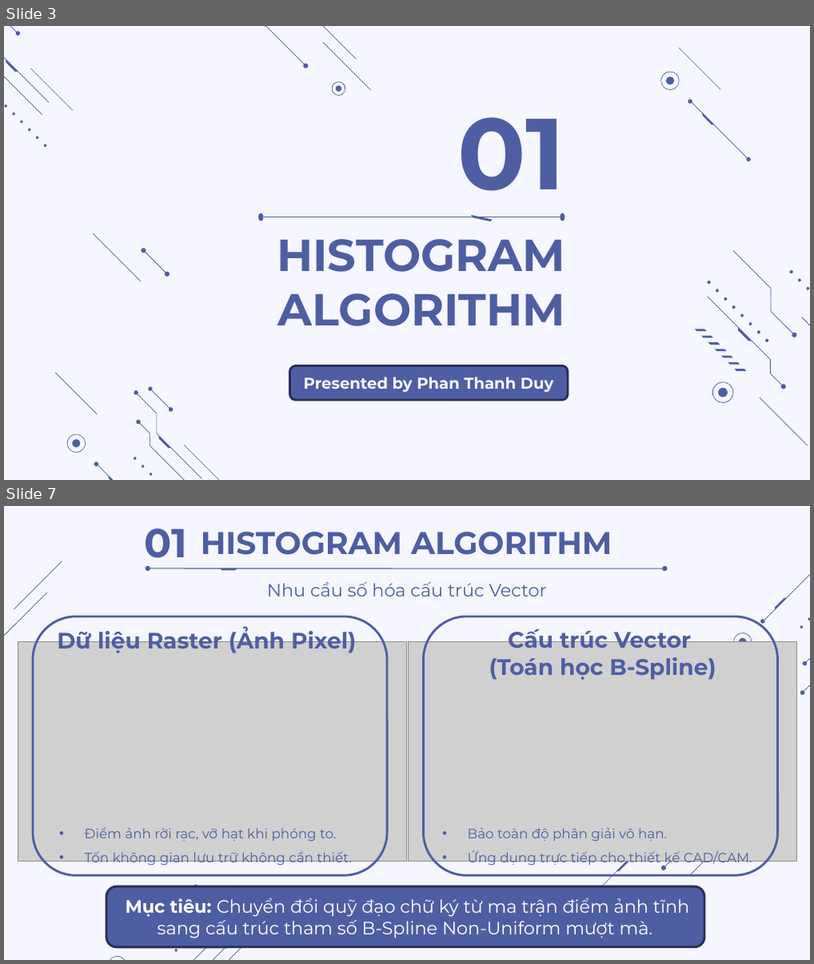
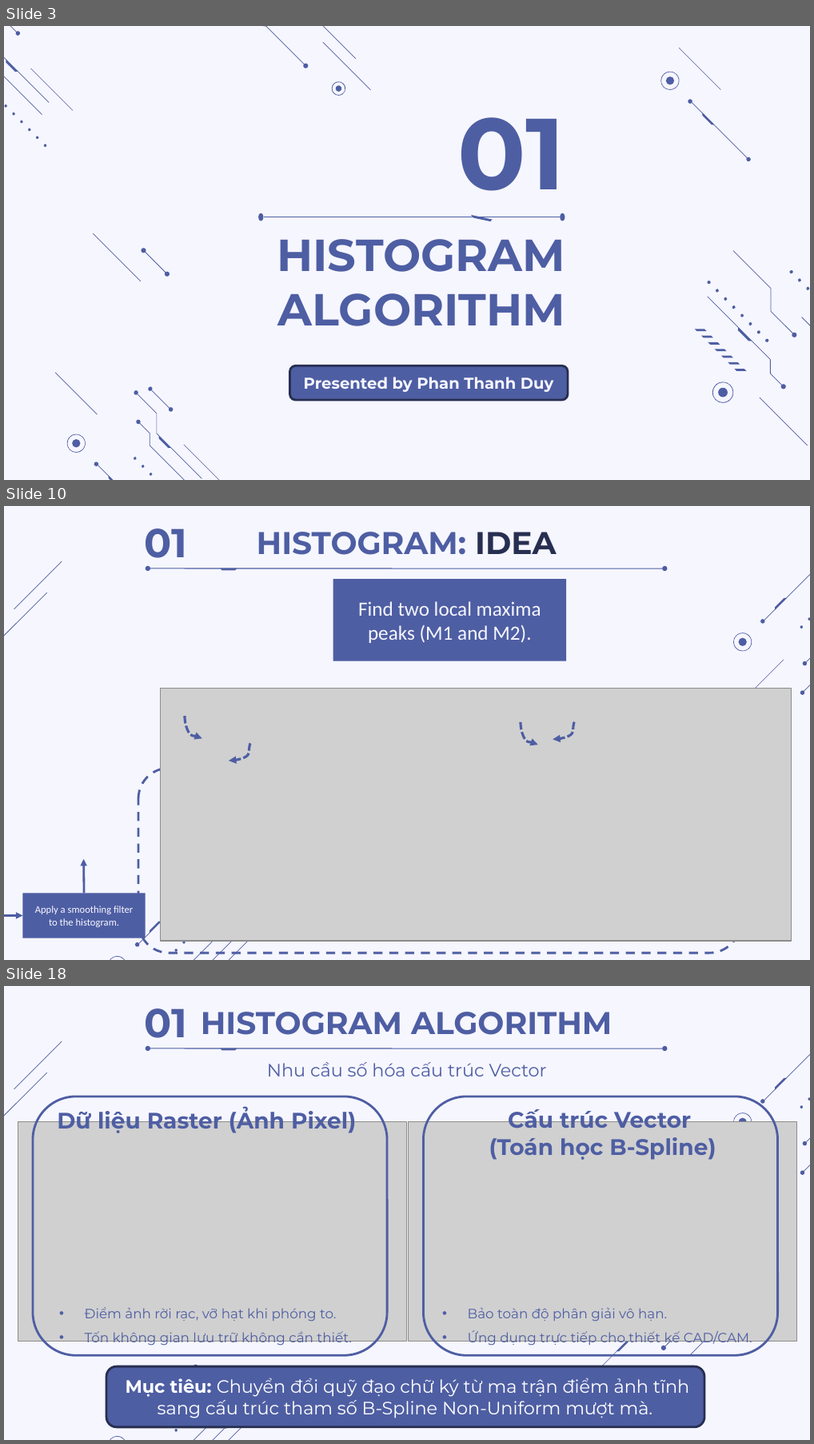
Before and after one commit to thdyqt/XLTHS, a slide deck: Slide.pptx. Shown one above the other, each under a label of ours: slides 3 and 7 before the commit, slides 3, 10 and 18 after it; the slides between them are not shown. The pictures are 814x964 and 814x1444 pixels, drawn with LibreOffice and Linux fonts; fonts in the diff are those of the drawing; grey boxes stand for pictures. Boxes give left, top, right and bottom in pixels: in the first picture for what was removed or moved away, otherwise in the second. Text is boxed around its words. In the diff, an @@ line names an element or a change of style, - is before the commit and + after.

```diff
--- a/Slide.pptx
+++ b/Slide.pptx
@@ slide 10 added at [4,506,810,960], background #F6F6FF; not listed: 20 template elements that a slide beside it also shows @@
@@ text added at [144,528,187,567], 36 pt, text #4E5EA3, bold @@
+01
@@ title added at [257,532,556,555], 28 pt, text #4E5EA3, bold @@
+HISTOGRAM: IDEA
@@ group added at [145,560,668,577]: 2 ellipses, 1 freeform shape, 1 line @@
@@ rectangle added at [333,579,566,661], fill #4E5EA3, 18 pt, text #F6F6FF @@
+Find two local maxima peaks (M1 and M2).
@@ freeform shape added at [742,660,785,701], fill #4E5EA3 @@
@@ picture added at [161,688,792,940] @@
@@ curved arrow added from (185, 716) to (202, 738), #4E5EA3 2.25 pt dashed @@
@@ curved arrow added from (250, 743) to (229, 760), #4E5EA3 2.25 pt dashed @@
@@ curved arrow added from (521, 722) to (538, 744), #4E5EA3 2.25 pt dashed @@
@@ curved arrow added from (575, 722) to (553, 739), #4E5EA3 2.25 pt dashed @@
@@ rounded rectangle added at [138,768,741,952], outline #4E5EA3 2 pt dashed @@
@@ arrow added from (84, 893) to (84, 858), #4E5EA3 2 pt @@
@@ rectangle added at [22,893,145,938], fill #4E5EA3, 9 pt, text #F6F6FF @@
+Apply a smoothing filter to the histogram.
@@ freeform shape added at [182,893,234,943], fill #4E5EA3 @@
@@ arrow added from (4, 915) to (22, 916), #4E5EA3 2 pt @@
@@ freeform shape added at [149,920,162,932], fill #4E5EA3 @@
@@ what was slide 7 is now slide 18 @@
```
Also in this commit, not shown: 3 slides changed, 10 other slides added, 1 slide removed, 4 other files.
